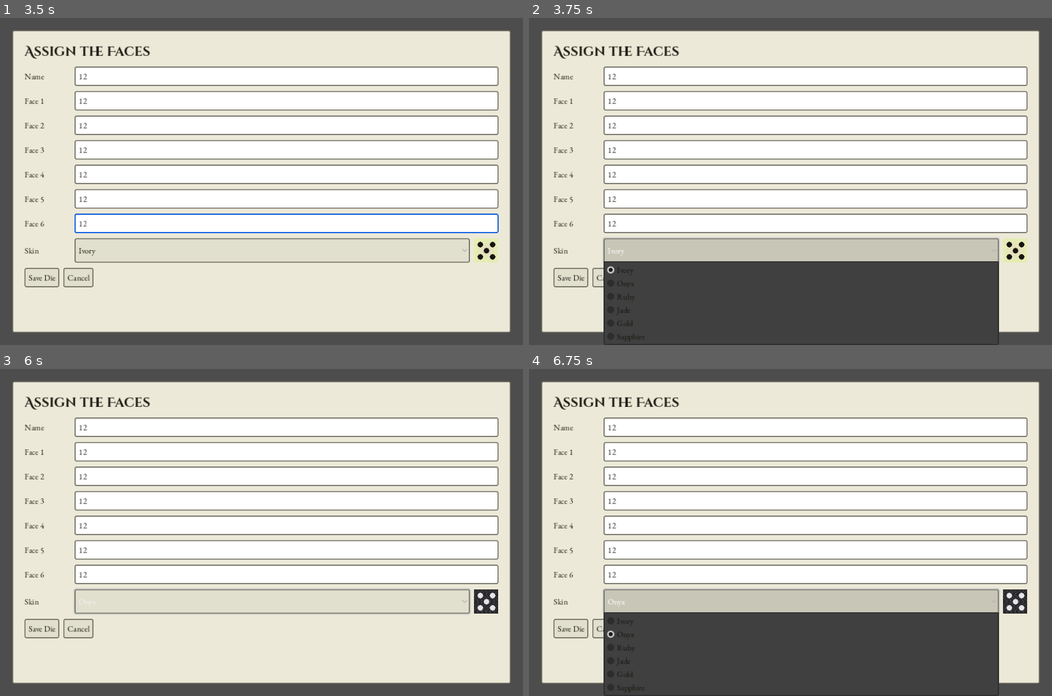
Above: before the commit, frames 1-4 (two rows, left to right).
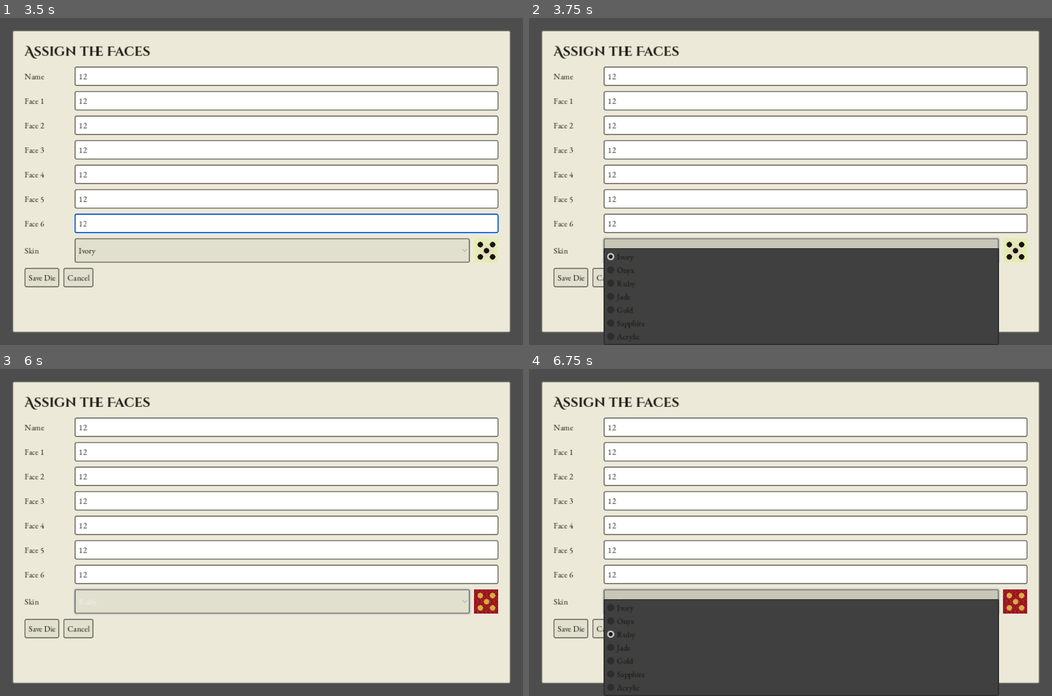
Above: after the commit, the same moments.

Repository: siyangsun/gamba
Game: Godot game, scene res://main.tscn
Same seed, same stepped clock (60 frames per second), same inputs: the game is played once before the commit and once after it. Sound files missing from this copy of the repository are replaced by a short silence.
Inputs (mouse positions are in pixels of both pictures, inside the frame that each line leads up to):
- Up to frame 1 (3.5 s): click "+ New Die" at 0.5 s; click (287, 76) at 1.27 s; type "12" at 1.35 s; click (287, 99) at 1.5 s; type "12" at 1.58 s; click (287, 125) at 1.73 s; type "12" at 1.82 s; click (287, 148) at 2.02 s; type "12" at 2.1 s; click (287, 174) at 2.25 s; type "12" at 2.33 s; click (287, 197) at 2.48 s; type "12" at 2.57 s; click (287, 224) at 2.77 s; type "12" at 2.85 s
- Up to frame 2 (3.75 s): click "Ivory" at 3.5 s
- Up to frame 3 (6 s): click "Ivory" at 4.25 s; click "Ivory" at 5 s; click "Cancel" at 5.75 s
- Up to frame 4 (6.75 s): click (800, 601) at 6.5 s, where only the run before the commit has a clickable "Onyx"

Frame 1 is identical in both runs. In frame 2, 3.1% of the frame differs, in the area x 14-90%, y 70-99%; in frame 3, 0.3%; in frame 4, 3.4%, in the area x 14-96%, y 67-99%.

Commit message:
feat: vary pip colors per die theme, add acrylic (white plastic) skin
Co-Authored-By: Claude Sonnet 5 <noreply@anthropic.com>

Diff:
--- a/scripts/die.gd
+++ b/scripts/die.gd
@@ -11,14 +11,16 @@
 const FACE_TEX := 128
 
 # selectable die skins: body tint, face (grain base), pip color, and material type.
-# material types: "ivory" (warm tint near edges), "gem" (marbled), "metal" (shiny, brushed).
+# material types: "ivory" (warm tint near edges), "gem" (marbled), "metal" (shiny, brushed),
+# "acrylic" (smooth glossy plastic, no marbling/tint).
 const SKINS := {
 	"ivory": {"body": Color(0.88, 0.84, 0.73), "face": Color(0.90, 0.86, 0.75), "pip": Color(0.09, 0.08, 0.07), "material": "ivory"},
 	"onyx": {"body": Color(0.12, 0.12, 0.13), "face": Color(0.16, 0.16, 0.17), "pip": Color(0.90, 0.90, 0.92), "material": "gem"},
-	"ruby": {"body": Color(0.50, 0.05, 0.08), "face": Color(0.60, 0.08, 0.11), "pip": Color(0.96, 0.90, 0.85), "material": "gem"},
-	"jade": {"body": Color(0.05, 0.35, 0.22), "face": Color(0.08, 0.42, 0.28), "pip": Color(0.93, 0.96, 0.90), "material": "gem"},
-	"gold": {"body": Color(0.60, 0.47, 0.12), "face": Color(0.72, 0.57, 0.16), "pip": Color(0.15, 0.12, 0.05), "material": "metal"},
-	"sapphire": {"body": Color(0.08, 0.15, 0.50), "face": Color(0.10, 0.20, 0.62), "pip": Color(0.92, 0.94, 0.99), "material": "gem"},
+	"ruby": {"body": Color(0.50, 0.05, 0.08), "face": Color(0.60, 0.08, 0.11), "pip": Color(0.85, 0.68, 0.25), "material": "gem"},
+	"jade": {"body": Color(0.05, 0.35, 0.22), "face": Color(0.08, 0.42, 0.28), "pip": Color(0.95, 0.89, 0.70), "material": "gem"},
+	"gold": {"body": Color(0.60, 0.47, 0.12), "face": Color(0.72, 0.57, 0.16), "pip": Color(0.10, 0.08, 0.04), "material": "metal"},
+	"sapphire": {"body": Color(0.08, 0.15, 0.50), "face": Color(0.10, 0.20, 0.62), "pip": Color(0.85, 0.89, 0.97), "material": "gem"},
+	"acrylic": {"body": Color(0.93, 0.93, 0.95), "face": Color(0.96, 0.96, 0.98), "pip": Color(0.05, 0.05, 0.06), "material": "acrylic"},
 }
 
 # grid positions (col,row in 0..2) of pips for each face value
@@ -151,6 +153,11 @@
 			mat.roughness = 0.2
 			mat.clearcoat_enabled = true
 			mat.clearcoat = 0.7
+		"acrylic":
+			mat.metallic = 0.0
+			mat.roughness = 0.12
+			mat.clearcoat_enabled = true
+			mat.clearcoat = 0.4
 		_:
 			mat.metallic = 0.0
 			mat.roughness = 0.8
@@ -184,6 +191,13 @@
 						clampf(face.r + streak, 0, 1),
 						clampf(face.g + streak, 0, 1),
 						clampf(face.b + streak, 0, 1))
+				"acrylic":
+					# smooth injection-molded plastic: almost no grain
+					var n := randf() * 0.012 - 0.006
+					col = Color(
+						clampf(face.r + n, 0, 1),
+						clampf(face.g + n, 0, 1),
+						clampf(face.b + n, 0, 1))
 				_:
 					# ivory: faint grain plus a warm yellow tint that builds near the edges
 					var edge_u := 1.0 - 2.0 * absf(float(x) / tex_size - 0.5)
